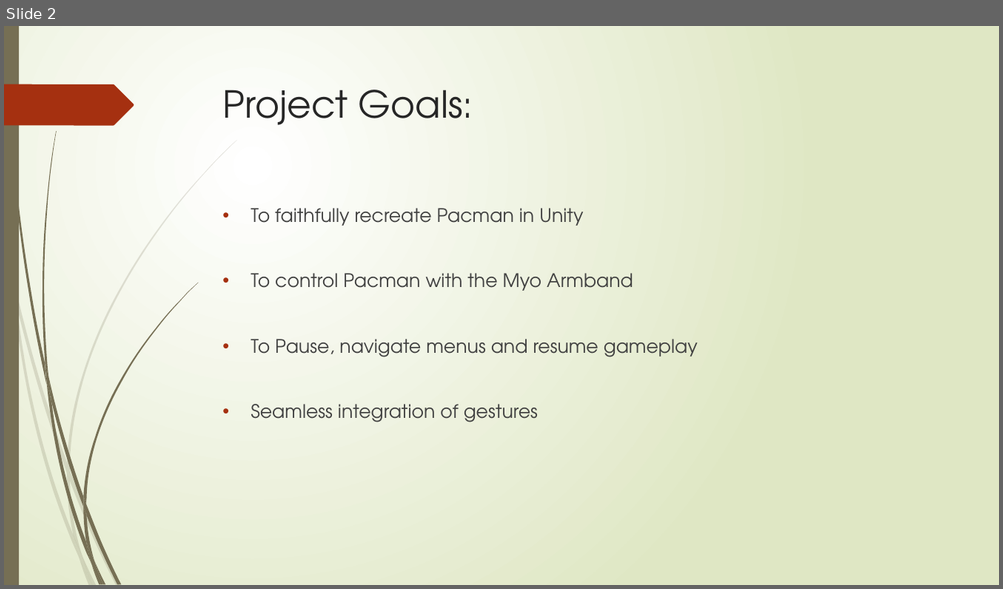
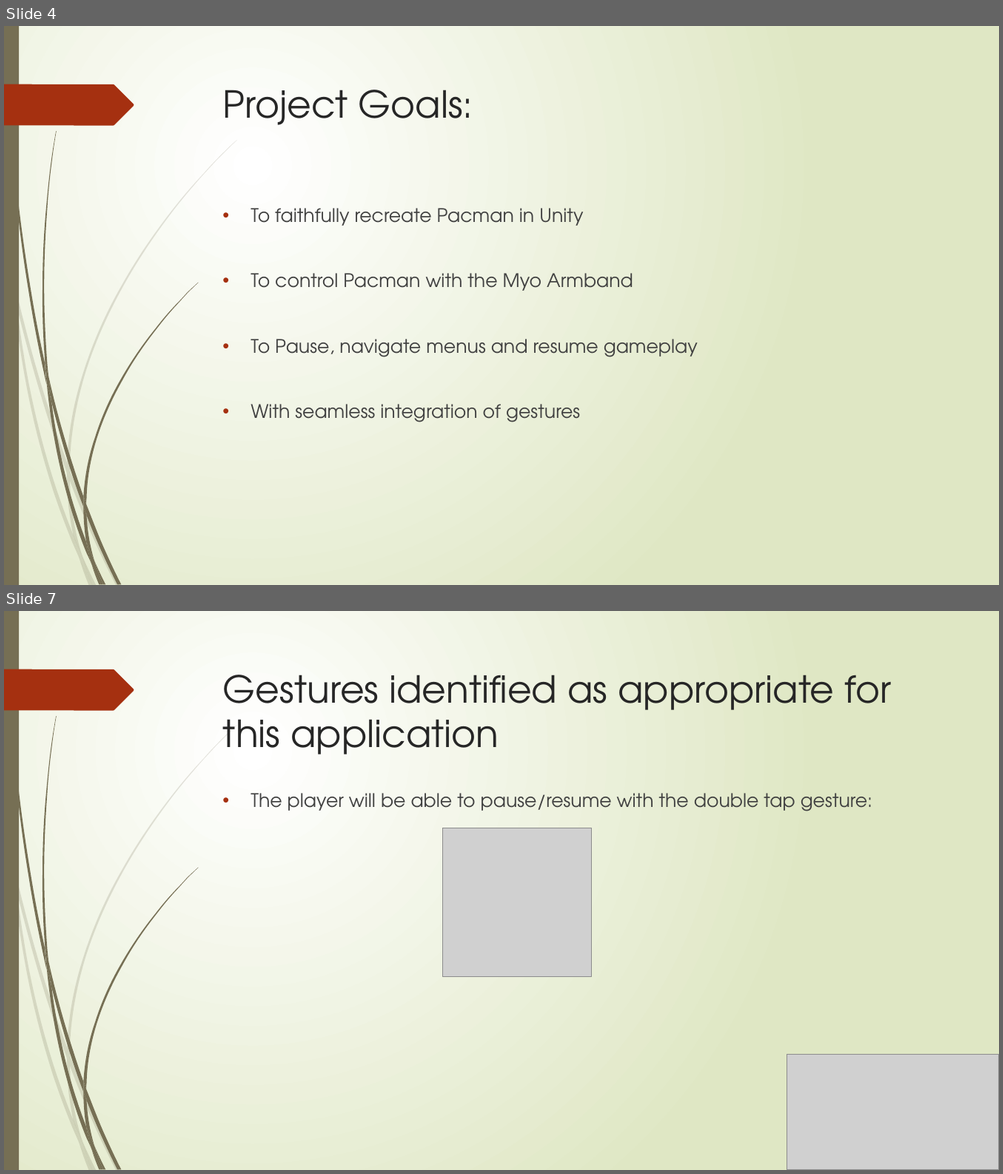
Before and after one commit to JKinsella1991/GestureBasedURI, a slide deck: GesturePresentation.pptx. Shown one above the other, each under a label of ours: slide 2 before the commit, slides 4 and 7 after it; the slides between them are not shown. The pictures are 1003x589 and 1003x1174 pixels, drawn with LibreOffice and Linux fonts; fonts in the diff are those of the drawing; grey boxes stand for pictures. Boxes give left, top, right and bottom in pixels: in the first picture for what was removed or moved away, otherwise in the second. Text is boxed around its words. In the diff, an @@ line names an element or a change of style, - is before the commit and + after.

```diff
--- a/GesturePresentation.pptx
+++ b/GesturePresentation.pptx
@@ slide 7 added at (x1=4, y1=611, x2=999, y2=1170), background gradient #FFFFFF to #DFE8C4; not listed: 24 template elements that a slide beside it also shows @@
@@ title added at (x1=223, y1=675, x2=891, y2=755), 36 pt, text #262626 @@
+Gestures identified as appropriate for this application
@@ text added at (x1=250, y1=793, x2=872, y2=812), 18 pt, text #404040 @@
+• The player will be able to pause/resume with the double tap gesture:
@@ picture added at (x1=443, y1=828, x2=591, y2=977) @@
@@ picture added at (x1=787, y1=1054, x2=999, y2=1170) @@
@@ what was slide 2 is now slide 4 @@
@@ slide 4 changed as well @@
@@ text at (x1=250, y1=404, x2=580, y2=423): text changed @@
-• Seamless integration of gestures
+• With seamless integration of gestures
```
Also in this commit, not shown: 5 other slides changed, 2 other slides added.
